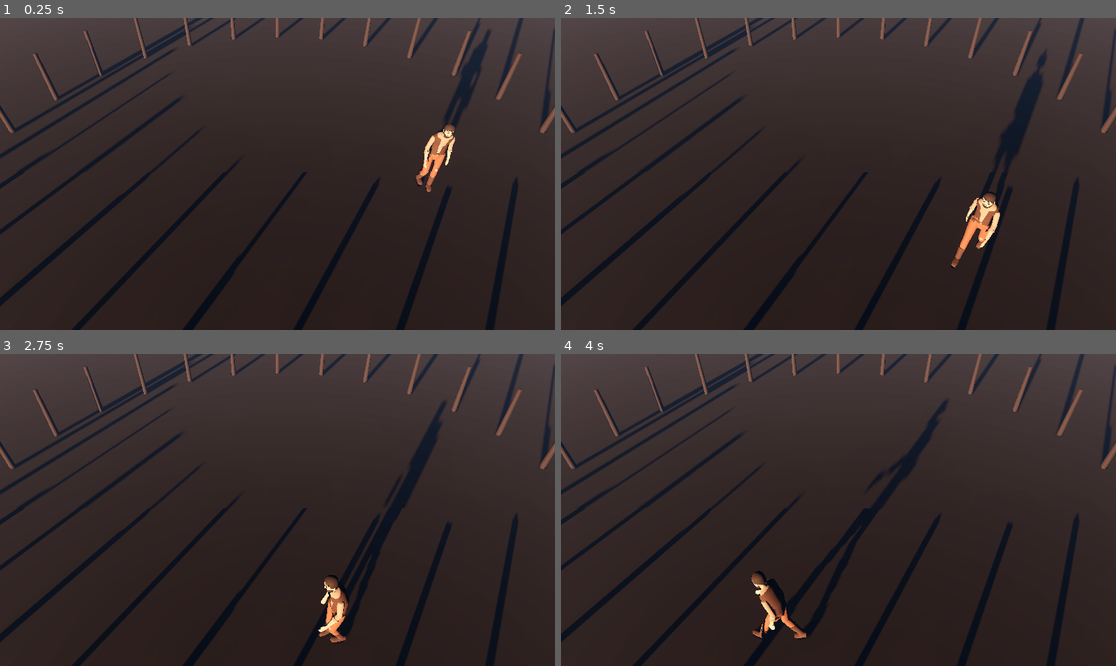
Above: before the commit, frames 1-4 (two rows, left to right).
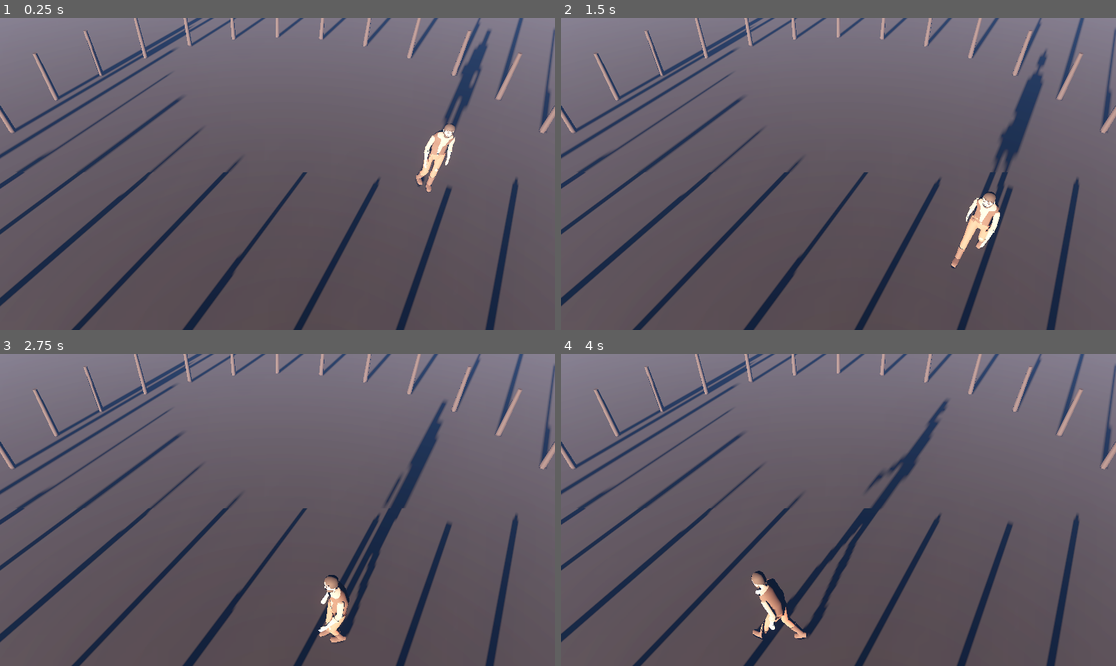
Above: after the commit, the same moments.

Repository: fea203456/Claude-
Game: Godot game, scene res://scenes/dev/npc_showcase.tscn
Two runs of this game, one before a commit and one after it. Both use one fixed random seed, a clock stepped at 60 frames per second and the inputs below.
Inputs:
- Up to frame 1 (0.25 s): no input
- Up to frame 2 (1.5 s): no input
- Up to frame 3 (2.75 s): no input
- Up to frame 4 (4 s): no input

The runs differ from the first frame. In frame 1, 100% of the frame differs, in the area x 0-100%, y 0-100%; in frame 2, 100%; in frame 3, 100%; in frame 4, 100%.

Commit message:
Этап 0: превью и видео витрины
- tools/blender/render_preview.py: Cycles-лист (спереди, 3/4, сбоку), 1024x1024, 64 сэмпла
- tools/capture.sh: 6 с видео Godot (Forward+), H.264 mp4 и кадр 90
- Подстроены свет, экспозиция, туман и цвет земли витрины: сцена была почти чёрной

Co-Authored-By: Claude Opus 5.5 <noreply@anthropic.com>
Claude-Session: https://claude.ai/code/session_01799EQgMrSxx1d7nx5NPXL8

Diff:
--- a/game/scenes/dev/dusk_environment.tres
+++ b/game/scenes/dev/dusk_environment.tres
@@ -16,20 +16,20 @@
 sky = SubResource("Sky_1")
 ambient_light_source = 3
 ambient_light_color = Color(0.4, 0.48, 0.65, 1)
-ambient_light_energy = 1.6
+ambient_light_energy = 2.0
 tonemap_mode = 3
-tonemap_exposure = 1.4
+tonemap_exposure = 1.8
 glow_enabled = true
 glow_intensity = 0.5
 glow_bloom = 0.08
 fog_enabled = true
-fog_light_color = Color(0.36, 0.42, 0.52, 1)
-fog_density = 0.01
+fog_light_color = Color(0.3, 0.38, 0.52, 1)
+fog_density = 0.02
 volumetric_fog_enabled = true
-volumetric_fog_density = 0.03
+volumetric_fog_density = 0.05
 volumetric_fog_albedo = Color(0.62, 0.7, 0.82, 1)
-volumetric_fog_emission = Color(0.16, 0.2, 0.27, 1)
-volumetric_fog_ambient_inject = 1.5
+volumetric_fog_emission = Color(0.12, 0.17, 0.26, 1)
+volumetric_fog_ambient_inject = 2.0
 volumetric_fog_gi_inject = 0.0
 volumetric_fog_length = 32.0
-volumetric_fog_anisotropy = 0.5
+volumetric_fog_anisotropy = 0.1
--- a/game/scenes/dev/npc_showcase.tscn
+++ b/game/scenes/dev/npc_showcase.tscn
@@ -8,7 +8,7 @@
 size = Vector2(30, 30)
 
 [sub_resource type="StandardMaterial3D" id="ground_mat"]
-albedo_color = Color(0.0421, 0.0370, 0.0319, 1)
+albedo_color = Color(0.0742, 0.0685, 0.0612, 1)
 roughness = 0.85
 
 [sub_resource type="StandardMaterial3D" id="wood_mat"]
@@ -29,9 +29,9 @@
 
 [node name="Sun" type="DirectionalLight3D" parent="."]
 transform = Transform3D(0.866, 0.0868, -0.4924, 0, 0.9848, 0.1736, 0.5, -0.1504, 0.8529, 0, 5, 0)
-light_color = Color(1, 0.62, 0.34, 1)
-light_energy = 2.4
-light_volumetric_fog_energy = 1.5
+light_color = Color(1, 0.68, 0.42, 1)
+light_energy = 4.0
+light_volumetric_fog_energy = 0.2
 shadow_enabled = true
 directional_shadow_max_distance = 40.0
 
Not shown, added: docs/previews/npc_showcase.mp4
Not shown, added: tools/capture.sh
